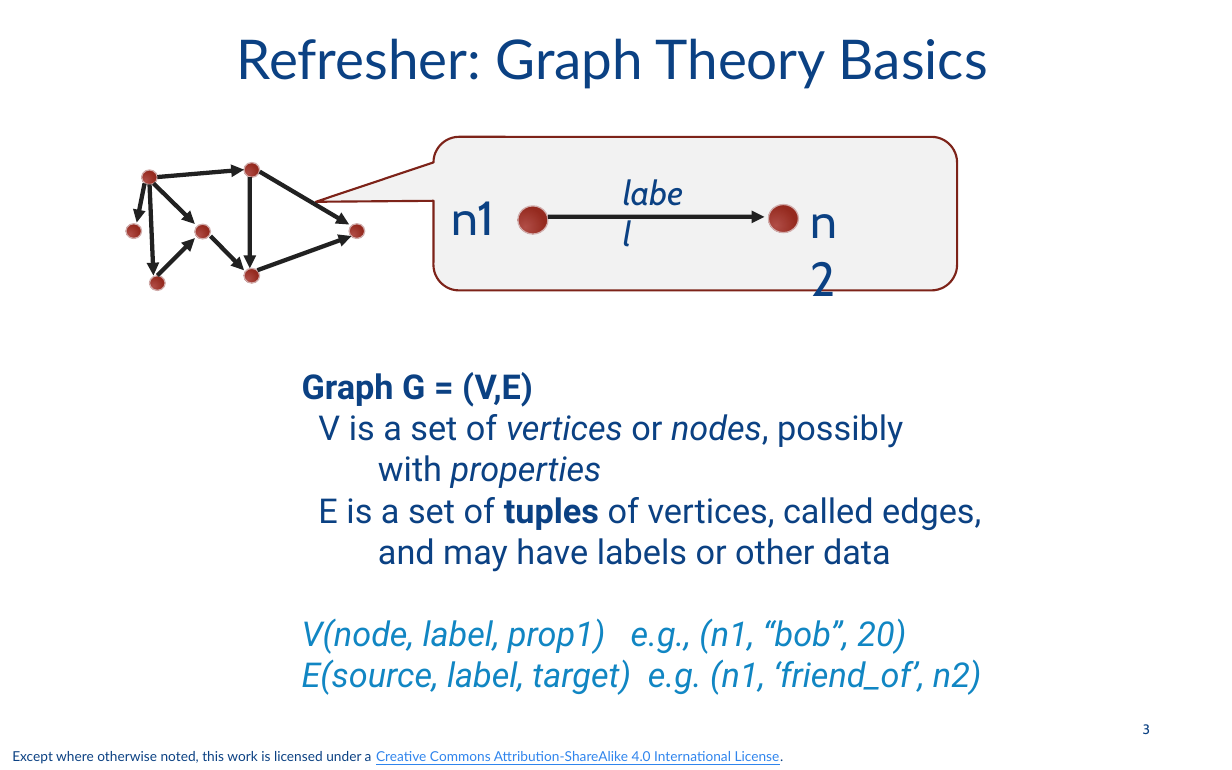
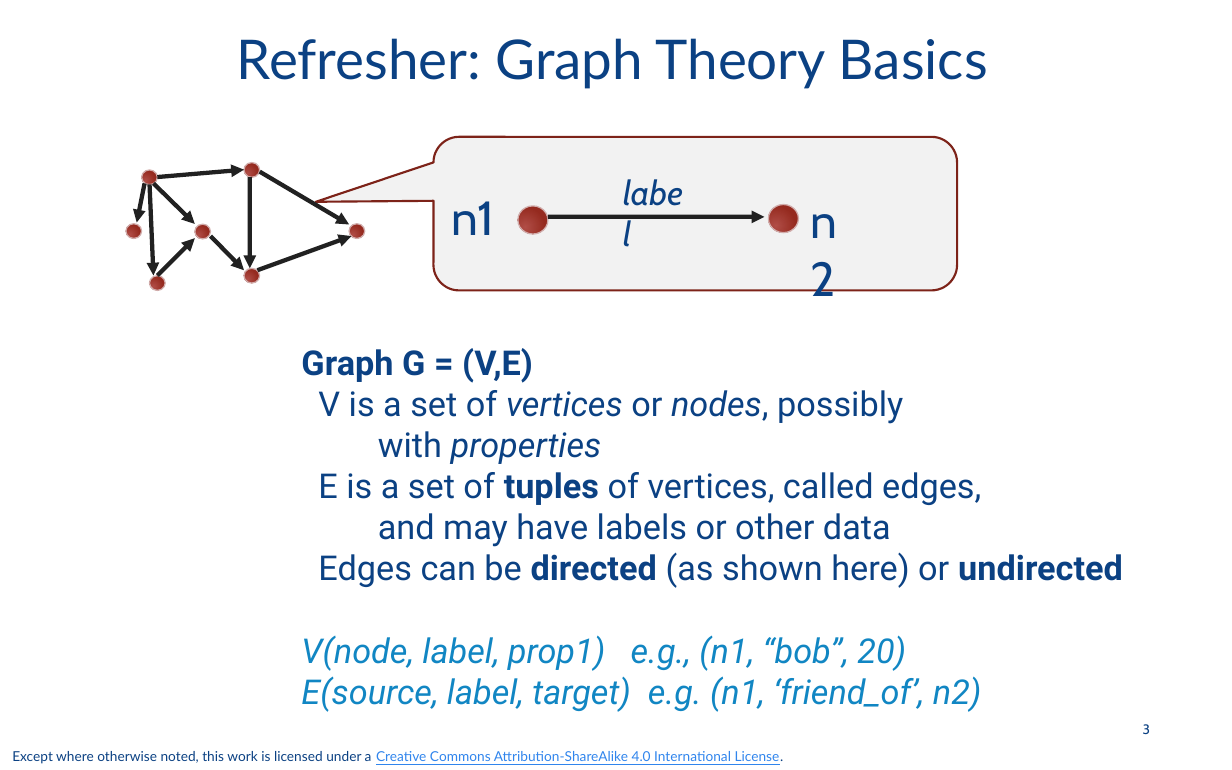
Before and after one commit to odpi/OpenDS4All, a slide deck: slide 3 of opends4all-resources/opends4all-foundation/GRAPH-THEORY-basic.pptx. Drawn at 1232x770 pixels with LibreOffice and Linux fonts; fonts in the diff are those of the drawing. Boxes give left, top, right and bottom in pixels: in the first picture for what was removed or moved away, otherwise in the second. Text is boxed around its words. In the diff, an @@ line names an element or a change of style, - is before the commit and + after.

Commit message:
Updated GRAPH.pptx

```diff
--- a/opends4all-resources/opends4all-foundation/GRAPH-THEORY-basic.pptx
+++ b/opends4all-resources/opends4all-foundation/GRAPH-THEORY-basic.pptx
@@ text "Graph G = (V,E)": place and size @@
-text "Graph G = (V,E)" at bbox=[302, 372, 981, 695]
+text "Graph G = (V,E)" at bbox=[301, 348, 1123, 712]
@@ text at bbox=[318, 552, 1123, 588]: paragraph added @@
+Edges can be directed (as shown here) or undirected
```
